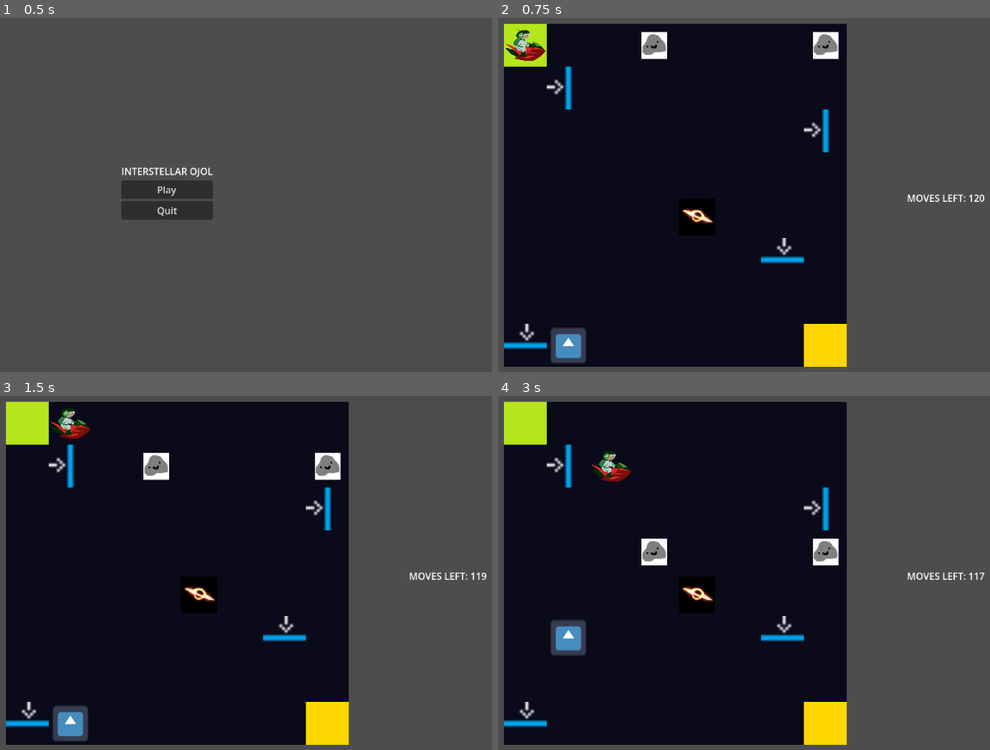
Above: before the commit, frames 1-4 (two rows, left to right).
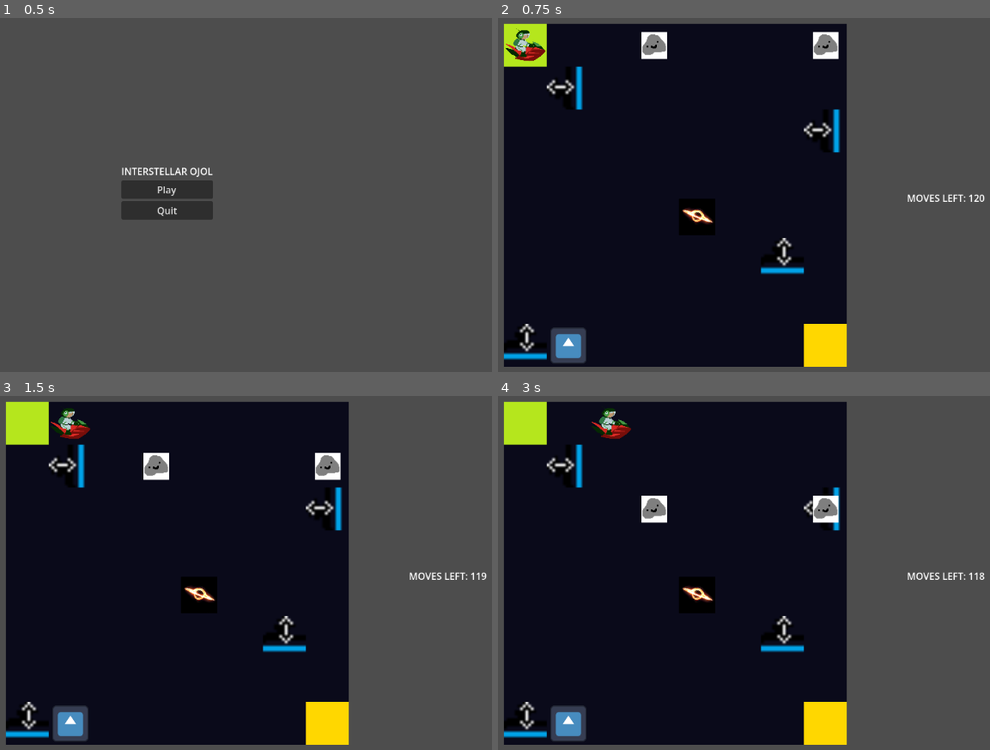
Above: after the commit, the same moments.

Repository: XilefEel/gameseed-2026
Game: Godot game, scene res://scenes/MainMenu.tscn
The game is run twice, just before and just after one commit, with the same random seed, the same clock (stepped at 60 frames per second) and the same inputs. The engine's default icon, where the game draws it, is replaced by a stand-in: a white triangle on a blue panel in a dark square.
Inputs:
- Up to frame 1 (0.5 s): no input
- Up to frame 2 (0.75 s): click "Play" at 0.5 s
- Up to frame 3 (1.5 s): tap Enter at 1.25 s; hold Right (ui_right) from 1.28 s (still down); hold Shift from 1.28 s (still down)
- Up to frame 4 (3 s): tap Space at 2 s; release Right (ui_right) at 2.03 s; release Shift at 2.03 s; hold Down (ui_down) 2.03-2.78 s; tap Shift at 2.1 s; tap Enter at 2.75 s; hold Right (ui_right) from 2.78 s (still down); hold Shift from 2.78 s (still down)

Frame 1 is identical in both runs. In frame 2, 2.0% of the frame differs, in the area x 1-70%, y 13-97%; in frame 3, 2.0%; in frame 4, 5.5%, in the area x 1-99%, y 3-98%.

Commit message:
fixed pirate a-star pathfinding and player collision check

Diff:
--- a/scripts/hazards/pirate.gd
+++ b/scripts/hazards/pirate.gd
@@ -27,7 +27,7 @@
 
 	var check_cell := cell + dir
 	while check_cell != player_cell:
-		if grid.is_debris(check_cell):
+		if grid.is_debris(check_cell) or grid.is_house(check_cell) or grid.is_portal(check_cell):
 			return
 
 		check_cell += dir
@@ -36,16 +36,18 @@
 
 
 func setup_astar() -> void:
+	await grid.grid_ready
+
 	astar.region = Rect2i(0, 0, grid.GRID_SIZE, grid.GRID_SIZE)
 	astar.cell_size = Vector2(1, 1)
 	astar.diagonal_mode = AStarGrid2D.DIAGONAL_MODE_NEVER
 	astar.update()
 
-	for x in grid.GRID_SIZE:
-		for y in grid.GRID_SIZE:
+	for x in range(grid.GRID_SIZE):
+		for y in range(grid.GRID_SIZE):
 			var c := Vector2i(x, y)
-			if not grid.is_debris(c):
-				astar.set_point_solid(c, false)
+			if  grid.is_debris(c) or grid.is_house(c) or grid.is_portal(c):
+				astar.set_point_solid(c)
 
 
 func step(player_cell: Vector2i) -> void:
--- a/scripts/menu/grid.gd
+++ b/scripts/menu/grid.gd
@@ -1,5 +1,7 @@
 class_name Grid
 extends TileMapLayer
+
+signal grid_ready
 
 const GRID_SIZE := 8
 
@@ -27,6 +29,8 @@
 
 	for cell in portals.keys():
 		set_cell(cell, 0, PORTAL_IN, get_portal_transform(portals[cell]["dir"]))
+
+	grid_ready.emit()
 
 
 func is_in_bounds(cell: Vector2i) -> bool:
@@ -56,7 +60,7 @@
 
 
 func is_portal(cell: Vector2i) -> bool:
-	return cell in portals
+	return portals.has(cell)
 
 
 func get_portal(cell: Vector2i) -> Dictionary:
--- a/scripts/player/player_movement.gd
+++ b/scripts/player/player_movement.gd
@@ -18,7 +18,9 @@
 		return
 
 	var next = player.current_cell + dir
-	if not grid.is_in_bounds(next) or grid.is_debris(next):
+	var wrong_portal_side = grid.is_portal(next) and grid.get_portal(next)["dir"] != dir
+
+	if not grid.is_in_bounds(next) or grid.is_debris(next) or grid.is_house(next) or wrong_portal_side:
 		return
 
 	if hazards.is_on_blackhole(next):
Binary file changed: assets/tileset-asset.png
